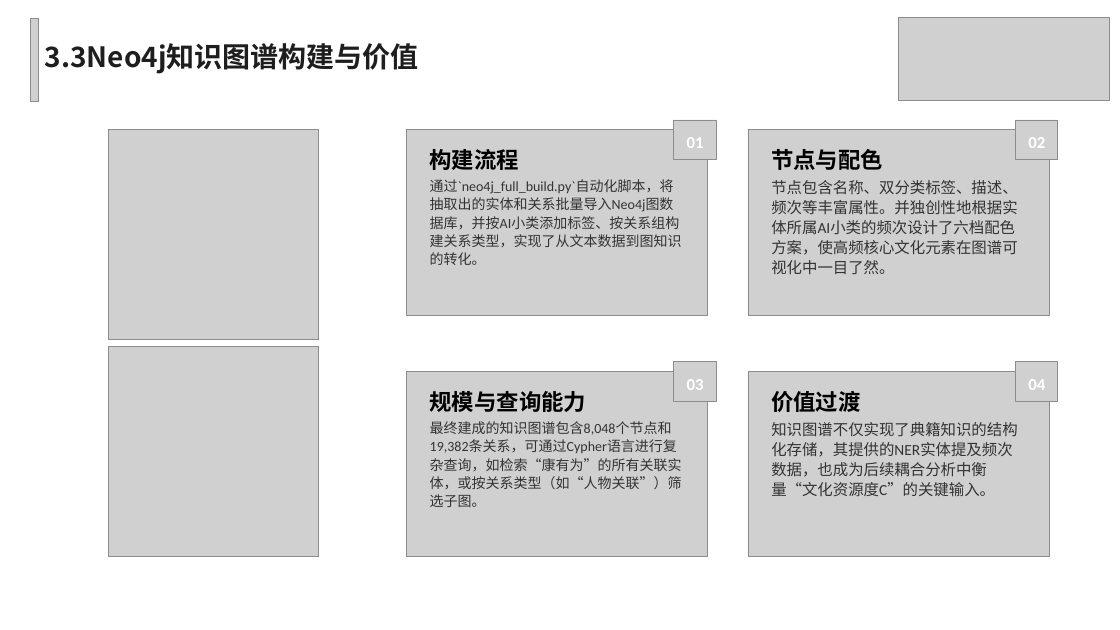
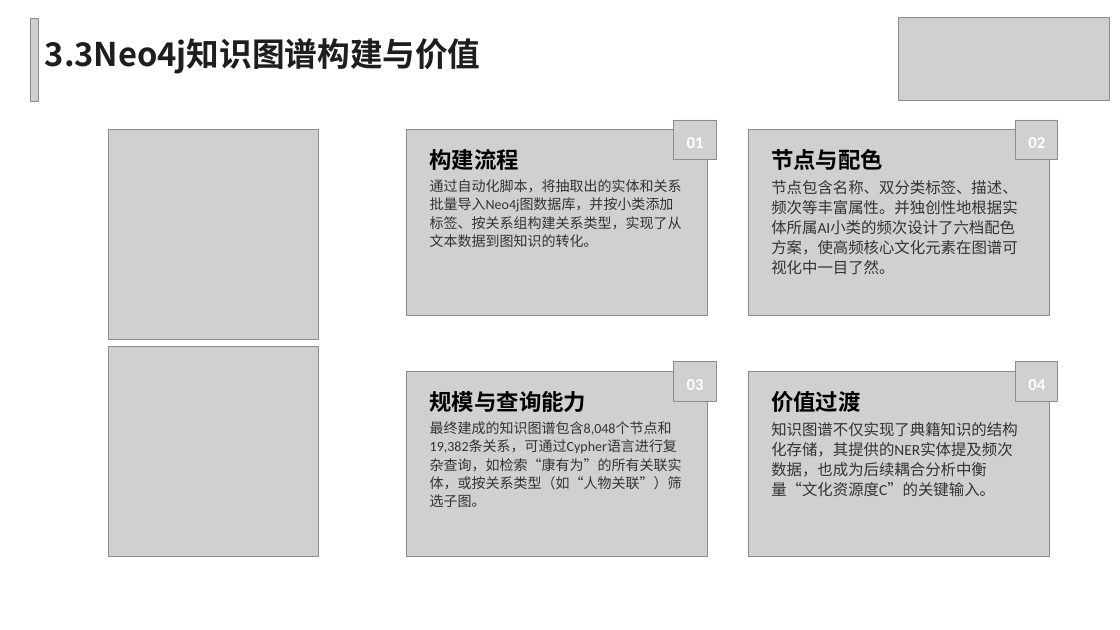
Before and after one commit to Archdogms/knowledge_graph, a slide deck: slide 11 of docs/ppt/孟帅_毕设中期final.pptx. Drawn at 1120x630 pixels with LibreOffice and Linux fonts; fonts in the diff are those of the drawing; grey boxes stand for pictures. Boxes give left, top, right and bottom in pixels: in the first picture for what was removed or moved away, otherwise in the second. Text is boxed around its words. In the diff, an @@ line names an element or a change of style, - is before the commit and + after.

```diff
--- a/docs/ppt/孟帅_毕设中期final.pptx
+++ b/docs/ppt/孟帅_毕设中期final.pptx
@@ text "3.3Neo4j知识图谱构建与价值" at (45, 38, 481, 74): size 24 to 28 pt @@
@@ text at (430, 179, 682, 247): text changed @@
-通过`neo4j_full_build.py`自动化脚本，将抽取出的实体和关系批量导入Neo4j图数据库，并按AI小类添加标签、按关系组构建关系类型，实现了从文本数据到图知识的转化。
+通过自动化脚本，将抽取出的实体和关系批量导入Neo4j图数据库，并按小类添加标签、按关系组构建关系类型，实现了从文本数据到图知识的转化。
```
Also in this commit, not shown: 6 other slides changed, 4 slides added, 4 slides removed, 13 other files.
